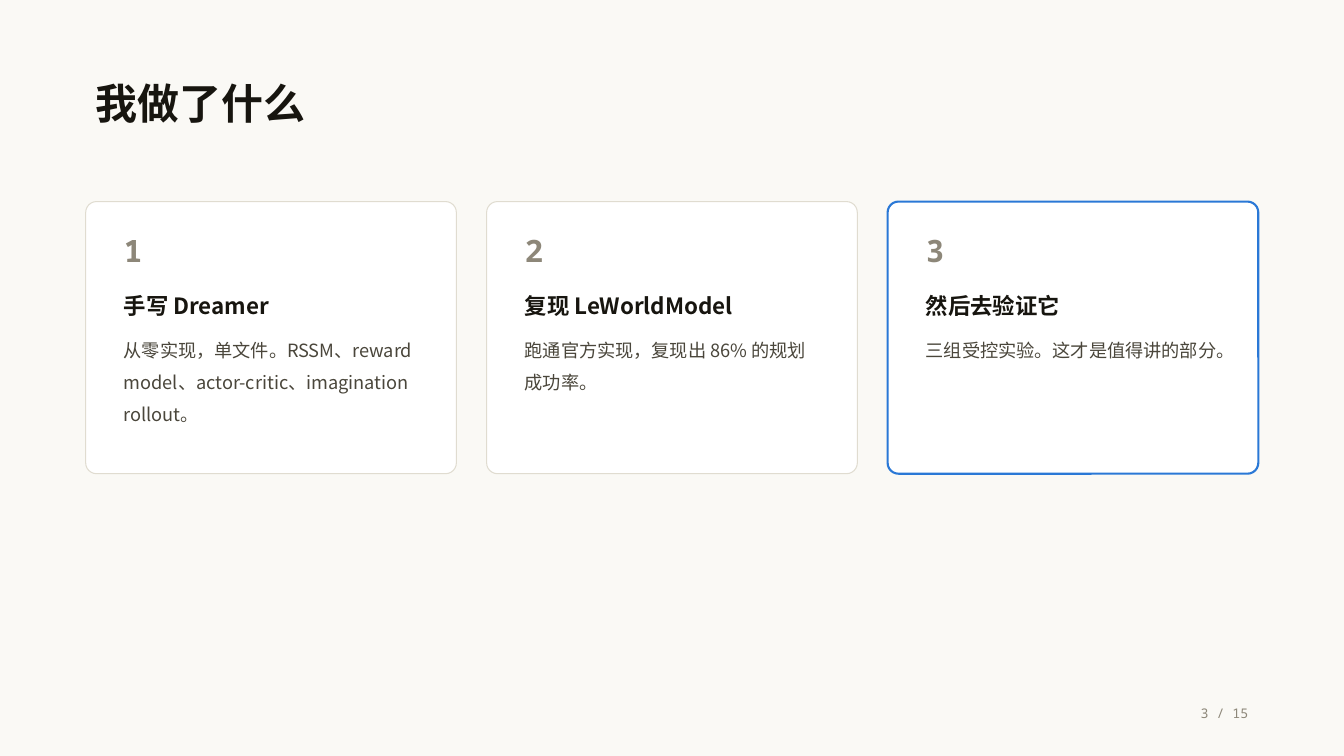
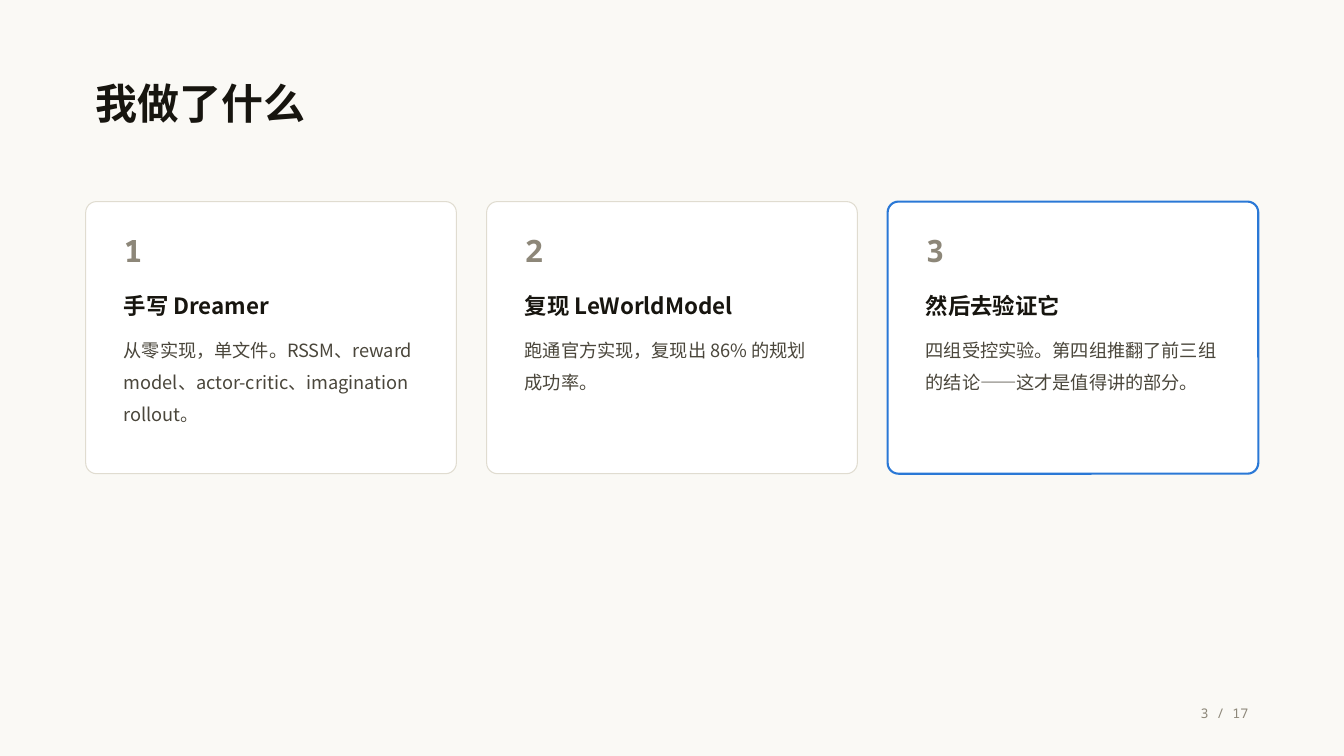
Before and after one commit to ZephyrFinn/world-models-study, a slide deck: slide 3 of slides/世界模型的两条路线.pptx. Drawn at 1344x756 pixels with LibreOffice and Linux fonts; fonts in the diff are those of the drawing. Boxes give left, top, right and bottom in pixels: in the first picture for what was removed or moved away, otherwise in the second. Text is boxed around its words. In the diff, an @@ line names an element or a change of style, - is before the commit and + after.

```diff
--- a/slides/世界模型的两条路线.pptx
+++ b/slides/世界模型的两条路线.pptx
@@ text at [926, 341, 1217, 391]: text changed @@
-三组受控实验。这才是值得讲的部分。
+四组受控实验。第四组推翻了前三组的结论——这才是值得讲的部分。
@@ text at [1201, 708, 1248, 718]: text changed @@
-3 / 15
+3 / 17
```
Also in this commit, not shown: 13 other slides changed, 3 slides added, 1 slide removed, 4 other files.
